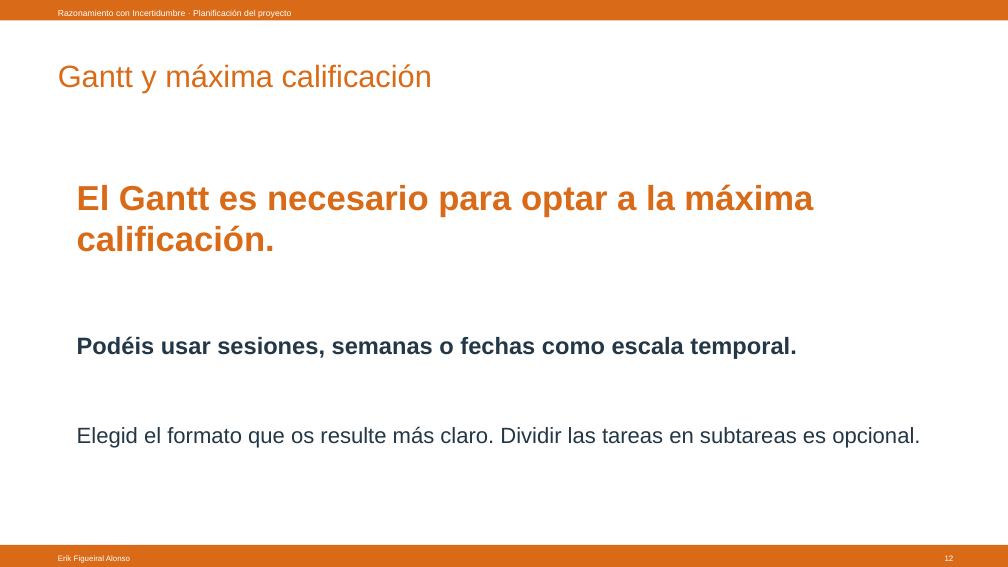
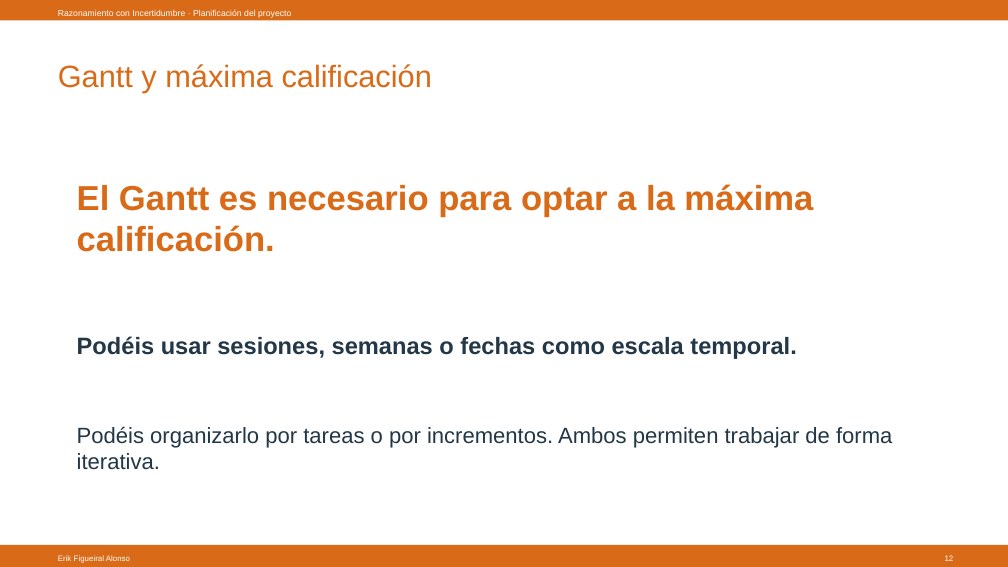
Before and after one commit to Figueiral-Alonso/Docencia, a slide deck: slide 12 of 26/Razonamiento con Incertidumbre/Planificación/RAIN_Planificacion.pptx. Drawn at 1008x567 pixels with LibreOffice and Linux fonts; fonts in the diff are those of the drawing. Boxes give left, top, right and bottom in pixels: in the first picture for what was removed or moved away, otherwise in the second. Text is boxed around its words. In the diff, an @@ line names an element or a change of style, - is before the commit and + after.

```diff
--- a/26/Razonamiento con Incertidumbre/Planificación/RAIN_Planificacion.pptx
+++ b/26/Razonamiento con Incertidumbre/Planificación/RAIN_Planificacion.pptx
@@ text at (x1=77, y1=426, x2=892, y2=470): text changed @@
-Elegid el formato que os resulte más claro. Dividir las tareas en subtareas es opcional.
+Podéis organizarlo por tareas o por incrementos. Ambos permiten trabajar de forma iterativa.
```
Also in this commit, not shown: 4 other slides changed, 1 other file.
